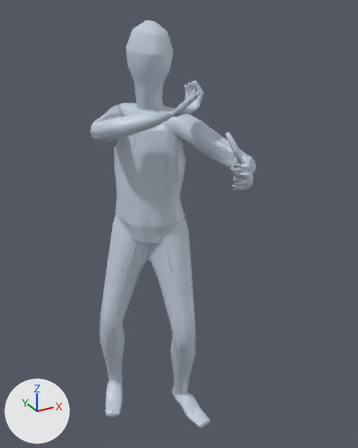
The glTF model app/assets/anims/Base/bow_draw.glb: old version first, new version second.
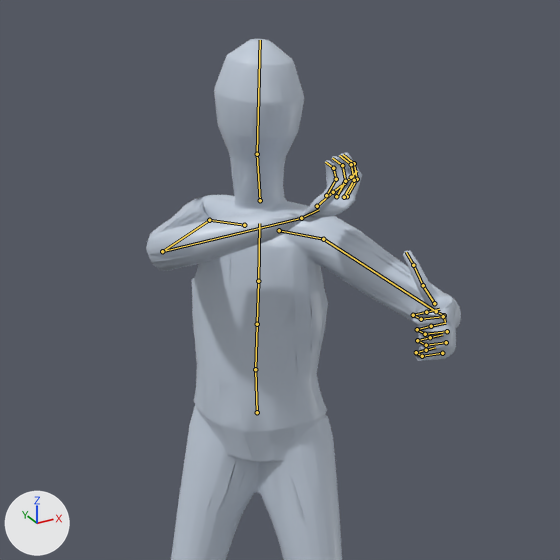
Each version is shown whole from a camera (50 mm lens) standing at (-0.815, -1.764, 1.811) and looking at (0.047, -0.196, 1.027), then close up on the part from 4% to 86% of the width and 0% to 66% of the height. The lights are fixed; the arrows at lower left show +X, +Y and +Z. The older version's two pictures come first. Both versions are drawn at frame 11 of the action 'Animation'; the numbers are the values there. The bones that change, and the others that lie on the model, are drawn over the model as lines in the close-ups.

The first close-up shows 'Body_human_male'.
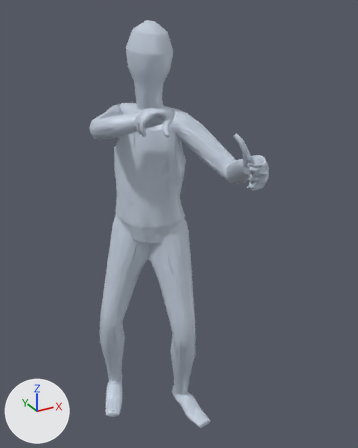
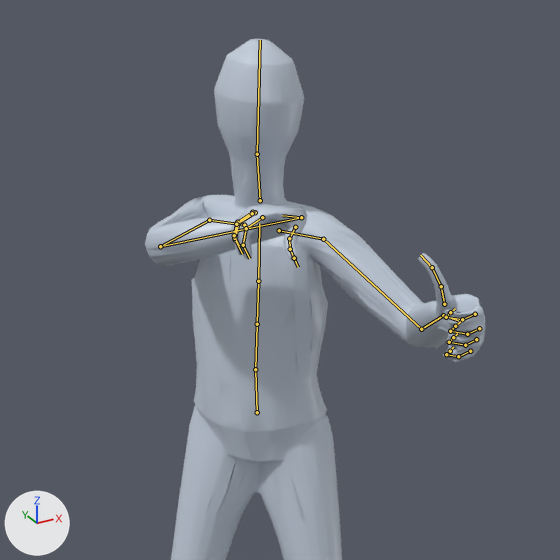
Boxes [x1, y1, x2, y2] around the edits, measured in the close-ups (560 x 560 px):
```json
{"object": "Body_human_male", "change": "posed", "before": [146, 39, 461, 560], "after": [145, 39, 485, 560]}
{"bone": "mixamorig:LeftArm", "before": "(323, 239) to (436, 311)", "after": "(323, 239) to (421, 329)"}
{"bone": "mixamorig:LeftHand", "before": "(444, 315) to (445, 322)", "after": "(443, 315) to (458, 320)"}
{"bone": "mixamorig:RightArm", "before": "(209, 220) to (162, 251)", "after": "(209, 220) to (160, 246)"}
{"bone": "mixamorig:RightHand", "before": "(301, 218) to (319, 209)", "after": "(301, 217) to (282, 215)"}
```

Scene script edits in JSON lines:
```json
{"block": "bone_mixamorig_leftarm", "where": "bone_mixamorig_leftarm = bpy.data.objects['Armature'].pose.bones['mixamorig:LeftArm']  # child of 'mixamorig:LeftShoulder'"}
{"op": "set", "path": "bone_mixamorig_leftarm.rotation_quaternion", "old": "(0.944, -0.187, -0.262, 0.061)", "new": "(0.894, -0.252, -0.365, 0.059)", "note": "degrees (-26, -28, 14) -> degrees (-39, -38, 22)"}
{"block": "bone_mixamorig_lefthand", "where": "bone_mixamorig_lefthand = bpy.data.objects['Armature'].pose.bones['mixamorig:LeftHand']  # child of 'mixamorig:LeftForeArm'"}
{"op": "set", "path": "bone_mixamorig_lefthand.rotation_quaternion", "old": "(0.874, -0.052, -0.472, 0.098)", "new": "(0.908, 0.145, -0.316, 0.233)", "note": "degrees (-19, -55, 22) -> degrees (9, -40, 26)"}
{"block": "bone_mixamorig_rightarm", "where": "bone_mixamorig_rightarm = bpy.data.objects['Armature'].pose.bones['mixamorig:RightArm']  # child of 'mixamorig:RightShoulder'"}
{"op": "set", "path": "bone_mixamorig_rightarm.rotation_quaternion", "old": "(0.54, -0.088, 0.087, 0.818)", "new": "(0.543, -0.065, 0.093, 0.817)", "note": "degrees (3, 14, 113) -> degrees (5, 12, 113)"}
{"block": "bone_mixamorig_righthand", "where": "bone_mixamorig_righthand = bpy.data.objects['Armature'].pose.bones['mixamorig:RightHand']  # child of 'mixamorig:RightForeArm'"}
{"op": "set", "path": "bone_mixamorig_righthand.rotation_quaternion", "old": "(-0.071, -0.34, 0.936, 0.025)", "new": "(0.353, 0.006, -0.182, -0.894)", "note": "degrees (-6, -173, 40) -> degrees (20, -7, -138)"}
```
